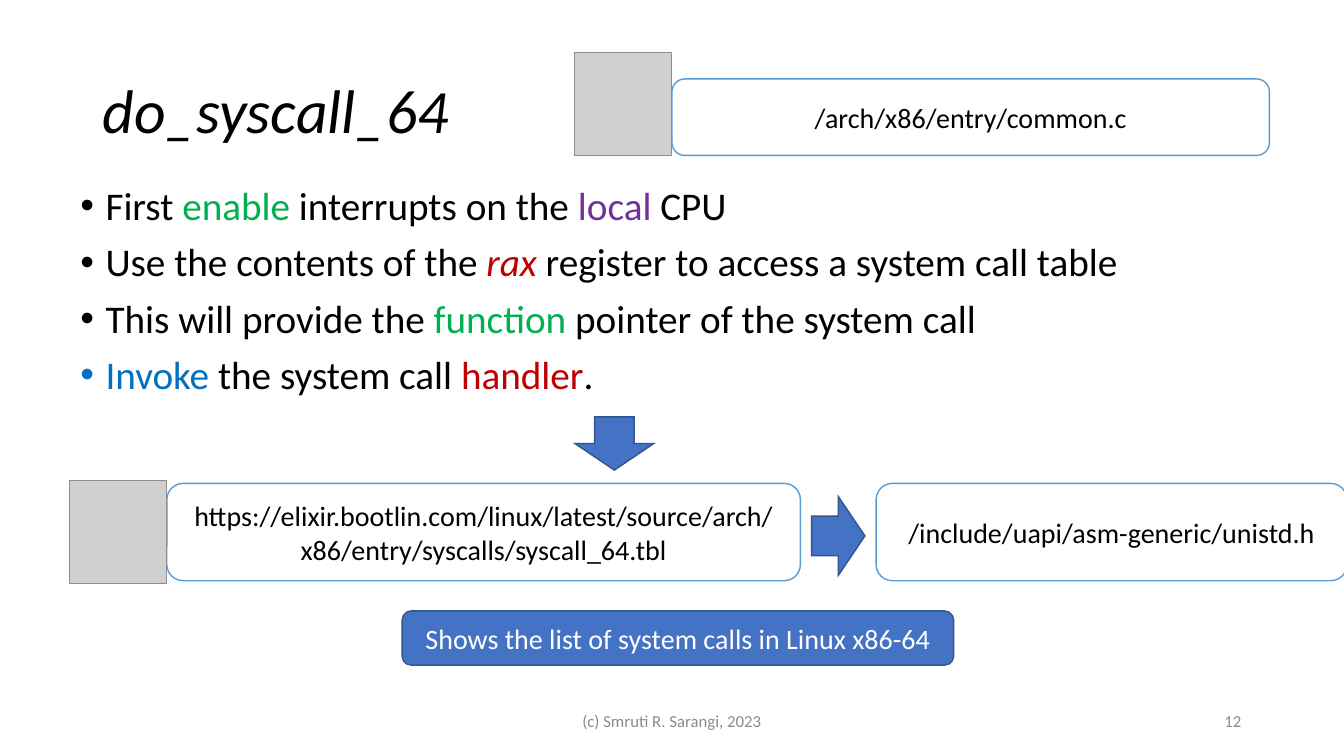
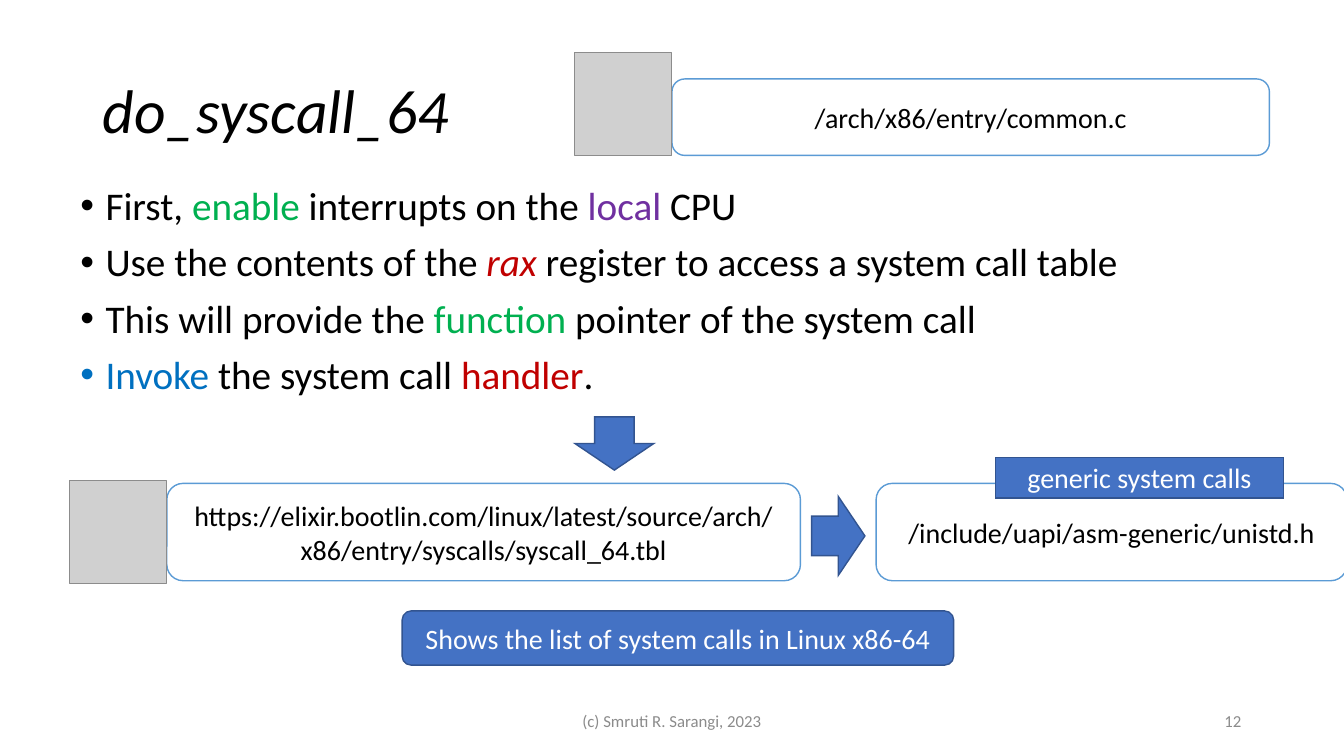
Before and after one commit to srsarangi/srsarangi.github.io, a slide deck: slide 12 of osbook/slides/4.communication.pptx. Drawn at 1344x756 pixels with LibreOffice and Linux fonts; fonts in the diff are those of the drawing; grey boxes stand for pictures. Boxes give left, top, right and bottom in pixels: in the first picture for what was removed or moved away, otherwise in the second. Text is boxed around its words. In the diff, an @@ line names an element or a change of style, - is before the commit and + after.

```diff
--- a/osbook/slides/4.communication.pptx
+++ b/osbook/slides/4.communication.pptx
@@ text at [106,192,736,227]: text changed @@
-• First enable interrupts on the local CPU
+• First, enable interrupts on the local CPU
@@ rectangle added at [995,458,1284,498], fill #4472C4, outline #325491 1 pt, 20 pt, text #FFFFFF @@
+generic system calls
```
Also in this commit, not shown: 13 other slides changed, 2 other files.
